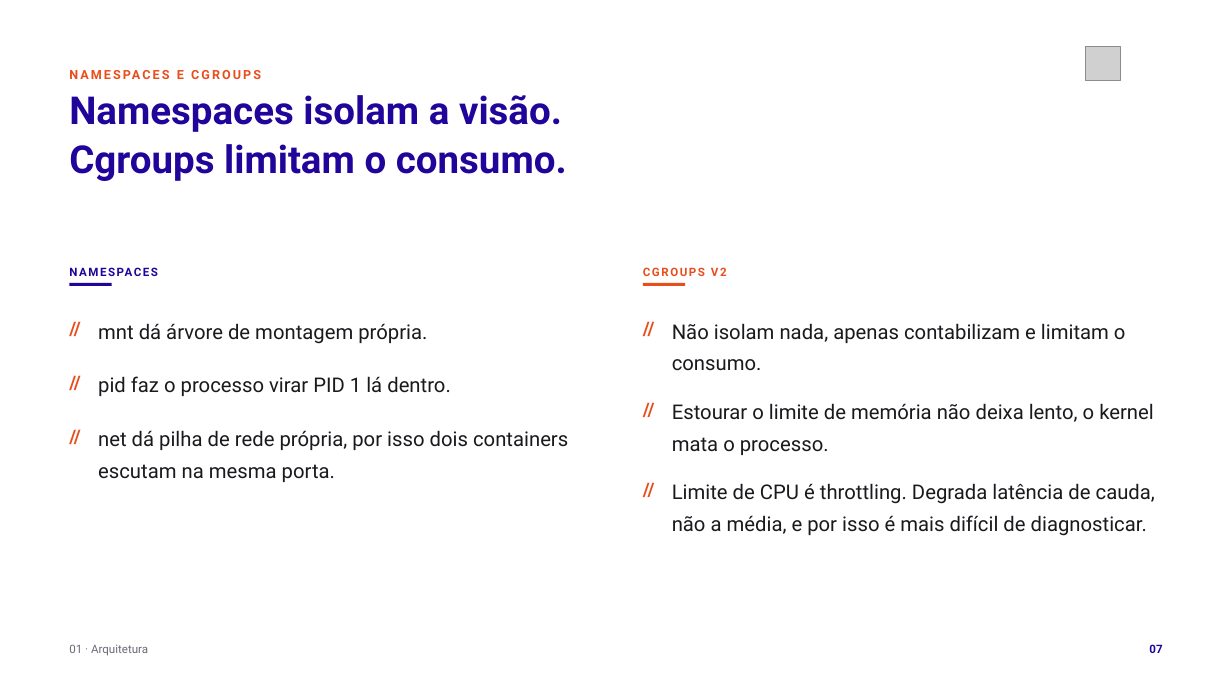
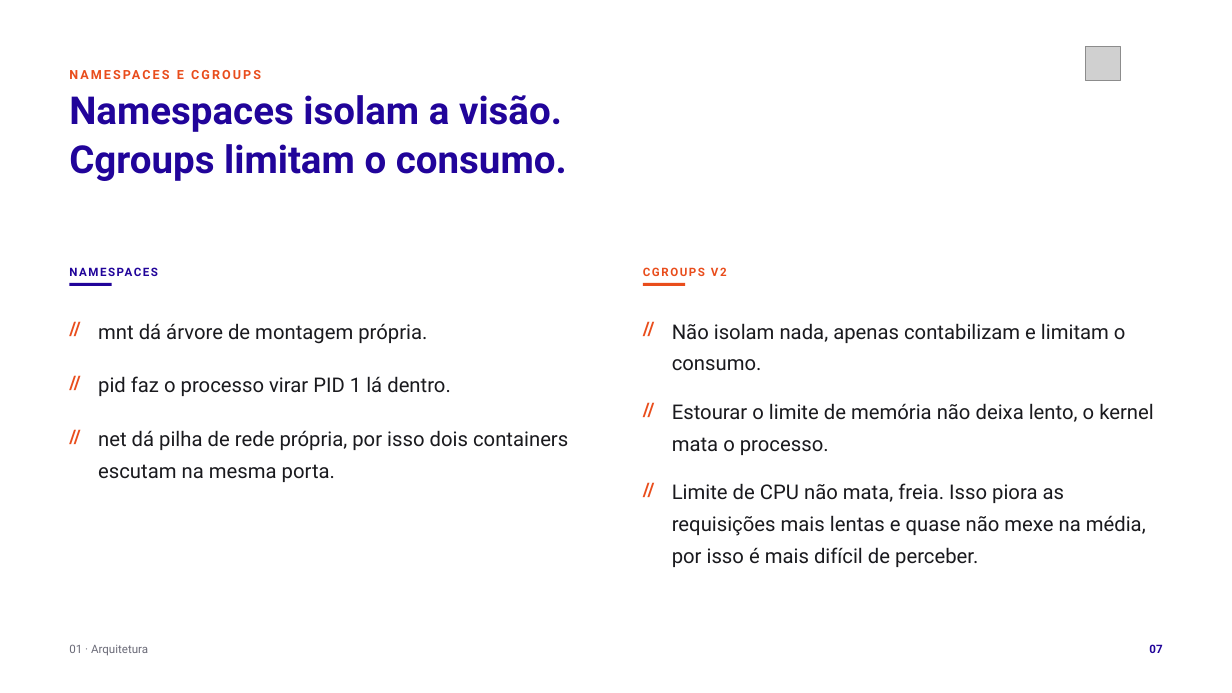
Before and after one commit to tcpassos/invite-app, a slide deck: slide 7 of trabalhos/T1-Docker-Invite-People.pptx. Drawn at 1232x693 pixels with LibreOffice and Linux fonts; fonts in the diff are those of the drawing; grey boxes stand for pictures. Boxes give left, top, right and bottom in pixels: in the first picture for what was removed or moved away, otherwise in the second. Text is boxed around its words. In the diff, an @@ line names an element or a change of style, - is before the commit and + after.

```diff
--- a/trabalhos/T1-Docker-Invite-People.pptx
+++ b/trabalhos/T1-Docker-Invite-People.pptx
@@ text at [672,483,1146,567]: text changed @@
-Limite de CPU é throttling. Degrada latência de cauda, não a média, e por isso é mais difícil de diagnosticar.
+Limite de CPU não mata, freia. Isso piora as requisições mais lentas e quase não mexe na média, por isso é mais difícil de perceber.
```
Also in this commit, not shown: 7 other slides changed, 12 other files.
